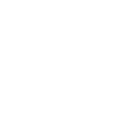
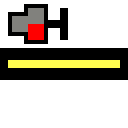
Two versions of the same layered image (128 x 128). Layer-by-layer changes:
showed group "Dwarf Signal" (4 layers) over [0, 4, 128, 80]
showed "Route" (9th of 26, in "Dwarf Signal") over [0, 48, 128, 80]
added layer "Yellow2Off copy 8" in group "Dwarf Signal" over [8, 4, 68, 44]
